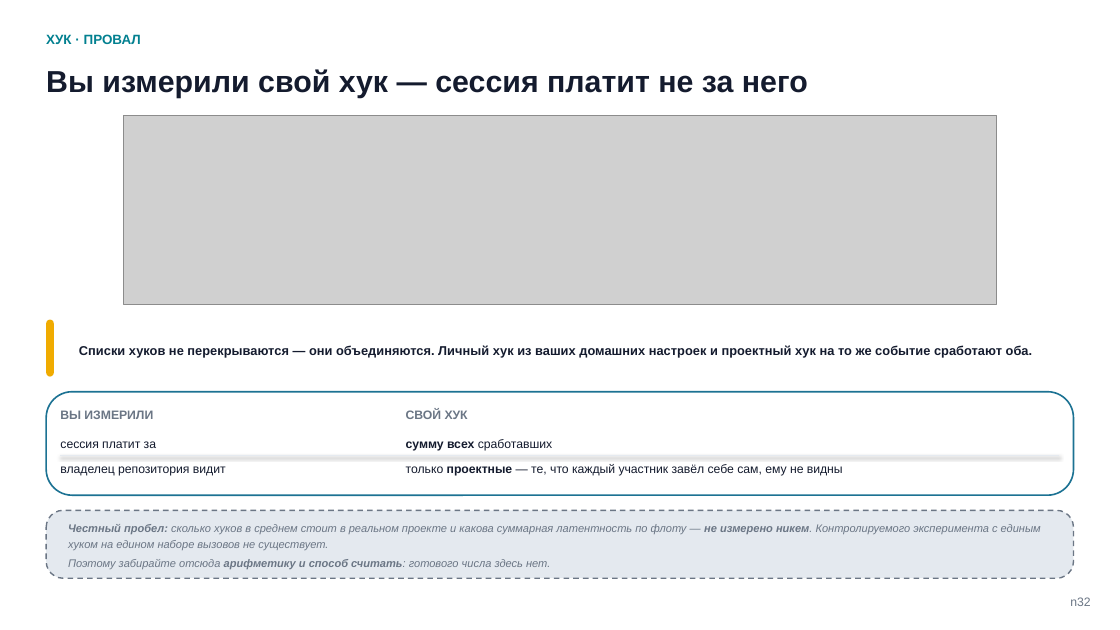
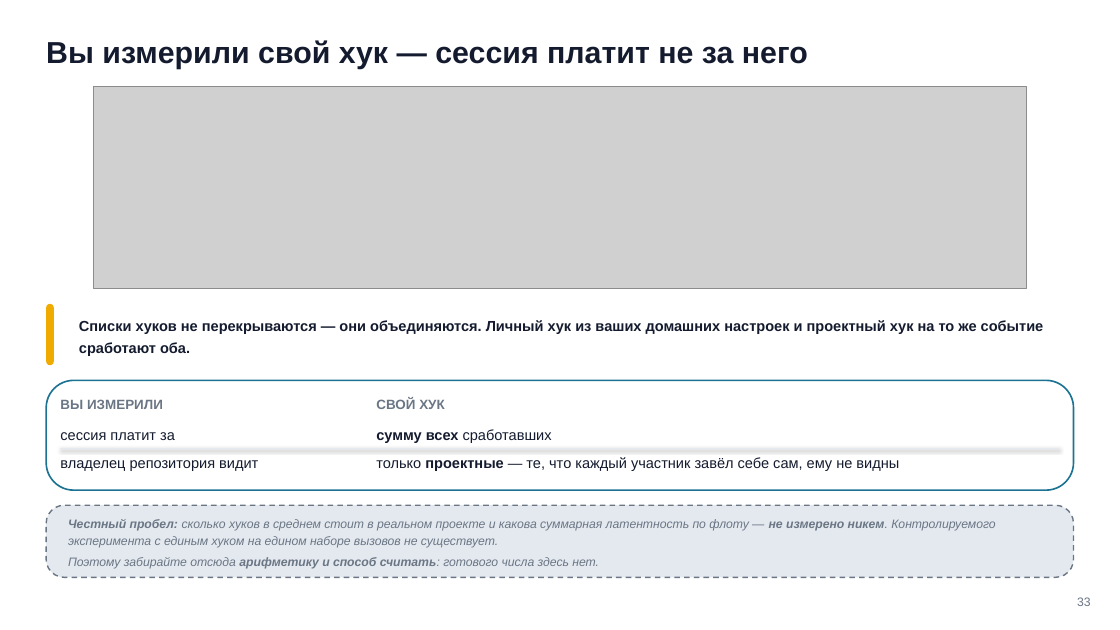
Before and after one commit to tellina-study/AI-usage-lessons, a slide deck: slide 33 of library/seminars/sem-05/rendered/sem-05.pptx. Drawn at 1120x630 pixels with LibreOffice and Linux fonts; fonts in the diff are those of the drawing; grey boxes stand for pictures. Boxes give left, top, right and bottom in pixels: in the first picture for what was removed or moved away, otherwise in the second. Text is boxed around its words. In the diff, an @@ line names an element or a change of style, - is before the commit and + after.

Commit message:
Надзаголовки жанра сняты со всех слайдов, плашка-подсказка убрана, номер стал сквозным числом из порядка деки #211

```diff
--- a/library/seminars/sem-05/rendered/sem-05.pptx
+++ b/library/seminars/sem-05/rendered/sem-05.pptx
@@ text "Вы измерили свой хук — ...": place and size @@
-text "Вы измерили свой хук — ..." at (46, 69, 808, 98)
+text "Вы измерили свой хук — ..." at (46, 40, 808, 70)
@@ text removed at (46, 34, 141, 44) @@
-ХУК · ПРОВАЛ
@@ picture: place and size @@
-picture at (124, 115, 997, 304)
+picture at (93, 87, 1026, 289)
@@ rounded rectangle: place and size @@
-rounded rectangle at (46, 319, 54, 376)
+rounded rectangle at (46, 304, 54, 365)
@@ text "Списки хуков не перекрываются — ...": place and size @@
-text "Списки хуков не перекрываются — ..." at (79, 345, 1032, 357)
+text "Списки хуков не перекрываются — ..." at (79, 320, 1044, 356)
@@ text "Списки хуков не перекрываются — ..." at (79, 320, 1044, 356): size 11 to 12.5 pt @@
@@ rounded rectangle: place and size @@
-rounded rectangle at (46, 392, 1074, 495)
+rounded rectangle at (46, 381, 1074, 491)
@@ text "ВЫ ИЗМЕРИЛИ" at (60, 399, 163, 409): size 10.5 to 11.5 pt @@
@@ text "ВЫ ИЗМЕРИЛИ": place and size @@
-text "ВЫ ИЗМЕРИЛИ" at (60, 410, 153, 419)
+text "ВЫ ИЗМЕРИЛИ" at (60, 399, 163, 409)
@@ text "СВОЙ ХУК": place and size @@
-text "СВОЙ ХУК" at (406, 410, 468, 419)
+text "СВОЙ ХУК" at (376, 398, 445, 409)
@@ text "СВОЙ ХУК" at (376, 398, 445, 409): size 10.5 to 11.5 pt @@
@@ size 10.5 to 12.5 pt in 4 elements at (376, 457, 899, 471), (376, 429, 552, 443), (60, 460, 258, 471), (60, 432, 175, 440) @@
@@ text "сессия платит за": place and size @@
-text "сессия платит за" at (60, 441, 156, 448)
+text "сессия платит за" at (60, 432, 175, 440)
@@ line moved from (60, 456) - (1060, 456) to (60, 449) - (1060, 449) @@
@@ text "только проектные — те, что ...": place and size @@
-text "только проектные — те, что ..." at (406, 464, 843, 476)
+text "только проектные — те, что ..." at (376, 457, 899, 471)
@@ text "сумму всех сработавших": place and size @@
-text "сумму всех сработавших" at (406, 439, 552, 451)
+text "сумму всех сработавших" at (376, 429, 552, 443)
@@ rounded rectangle: place and size @@
-rounded rectangle at (46, 511, 1074, 579)
+rounded rectangle at (46, 506, 1074, 578)
@@ text "Честный пробел: сколько хуков в ..." at (68, 519, 995, 569): size 9.5 to 10.5 pt @@
@@ text at (1077, 597, 1091, 606): text changed @@
-n32
+33
```
Also in this commit, not shown: 67 other slides changed, 6 other files.
